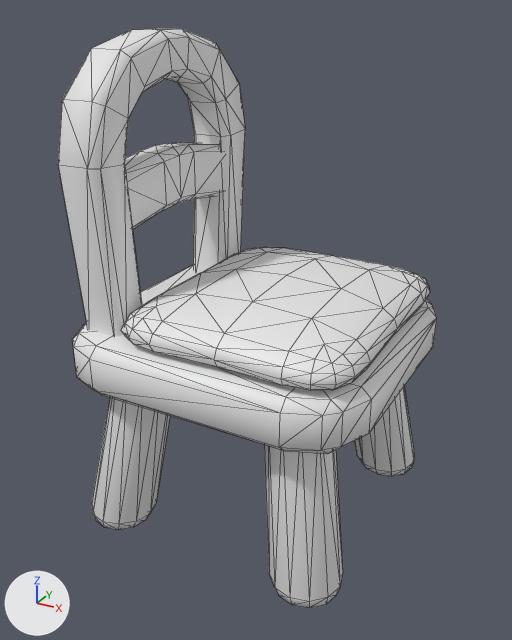
One commit to the FBX model Cozy Town/Assets/FBX/Decoration/Chair.fbx: the scene before it, then after it.
Camera for both pictures: a 50 mm lens placed at (0.405, -0.754, 0.644), pointed at (0.003, -0.021, 0.277). Arrows for +X, +Y and +Z are at lower left; the lights stay in place. Mesh edges are drawn as thin lines. Where no turn or scale is listed for an object, it has been applied to the vertices.

The older version as bpy lines, for what is in view:
```python
me_cylinder_025 = bpy.data.meshes.new('Cylinder.025')
me_cylinder_025.from_pydata(...)  # 513 vertices, 908 faces; spans x -0.198..0.198, y -0.194..0.194, z 0.0..0.621
ob_chair = bpy.data.objects.new('Chair', me_cylinder_025)
ob_chair.location = (0.0, 0.0, 0.0)
```
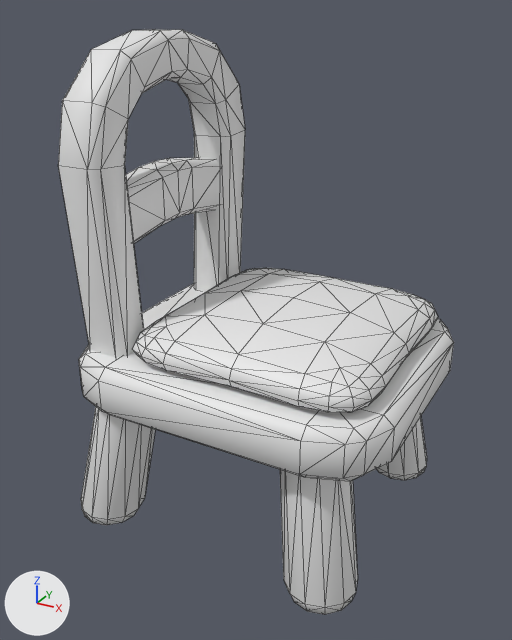
The change, as a list of edits to the scene's bpy script:
```text
Change me_cylinder_025:
    used by ob_chair; location = (0.0, 0.0, 0.0)
    remove me_cylinder_025.from_pydata(...)  # 513 vertices, 908 faces; spans x -0.198..0.198, y -0.194..0.194, z 0.0..0.621
    add me_cylinder_025.from_pydata(...)  # 529 vertices, 948 faces; spans x -0.202..0.225, y -0.19..0.19, z 0.0..0.62
    me_cylinder_025 part 1: the loose piece of 64 vertices spanning x -0.198..0.198, y -0.194..0.194, z 0.213..0.278 is multiplied about its middle by the matrix ((0.0, -1.086, 0.0), (0.958, 0.0, 0.0), (0.0, 0.0, 1.0)), then moved by (0.015, 0.0, -0.029)
    me_cylinder_025 part 2: the loose piece of 133 vertices spanning x -0.115..0.186, y -0.179..0.176, z 0.277..0.338 is rebuilt with 149 vertices and now spans x -0.111..0.202, y -0.165..0.162, z 0.242..0.31
    me_cylinder_025 part 3: the loose piece of 49 vertices spanning x 0.066..0.183, y 0.071..0.188, z 0.0..0.232 is rebuilt with 49 vertices and now spans x 0.092..0.202, y 0.077..0.188, z 0.0..0.185
    me_cylinder_025 part 4: the loose piece of 49 vertices spanning x 0.066..0.183, y -0.188..-0.071, z 0.0..0.232 is rebuilt with 49 vertices and now spans x 0.092..0.202, y -0.188..-0.077, z 0.0..0.185
    me_cylinder_025 part 5: the loose piece of 49 vertices spanning x -0.183..-0.066, y -0.188..-0.071, z 0.0..0.232 is rebuilt with 49 vertices and now spans x -0.202..-0.092, y -0.188..-0.077, z 0.0..0.185
    me_cylinder_025 part 6: the loose piece of 40 vertices spanning x -0.166..-0.12, y -0.119..0.119, z 0.394..0.482 is rebuilt with 40 vertices and now spans x -0.17..-0.124, y -0.11..0.11, z 0.374..0.461
    me_cylinder_025 part 7
    60 vertices are removed from x -0.175..-0.114, y -0.159..0.159, z 0.266..0.621
    144 faces are deleted
    20 vertices move within x -0.175..-0.114, y -0.169..0.169, z 0.481..0.602
    46 vertices are added at x -0.175..-0.114, y -0.158..0.158, z 0.247..0.62
    14 new vertices lie (0.041, 0.0, 0.0) away from vertices in x -0.165, y -0.152..0.152, z 0.247..0.62
    144 new faces join them
```

Pixel boxes (x1, y1, x2, y2) of what changed, in the pictures (512 x 640 px; the box of a moved part takes in the faces that stretch with it):
'Chair', reshaped: before (58, 29, 436, 608); after (58, 29, 454, 615)
part 1 of me_cylinder_025, moved or reshaped: before (72, 265, 436, 454); after (79, 283, 454, 481)
part 2 of me_cylinder_025, rebuilt: before (121, 247, 430, 391); after (132, 268, 438, 413)
part 3 of me_cylinder_025, rebuilt: before (355, 387, 414, 476); after (377, 417, 427, 480)
part 4 of me_cylinder_025, rebuilt (11% shorter): before (264, 445, 343, 608); after (280, 470, 358, 615)
part 5 of me_cylinder_025, rebuilt (11% shorter): before (92, 397, 170, 530); after (81, 407, 155, 525)
part 6 of me_cylinder_025, rebuilt: before (125, 143, 224, 229); after (126, 157, 221, 243)
part 7 of me_cylinder_025, moved or reshaped: before (58, 29, 245, 336); after (58, 29, 245, 357)
